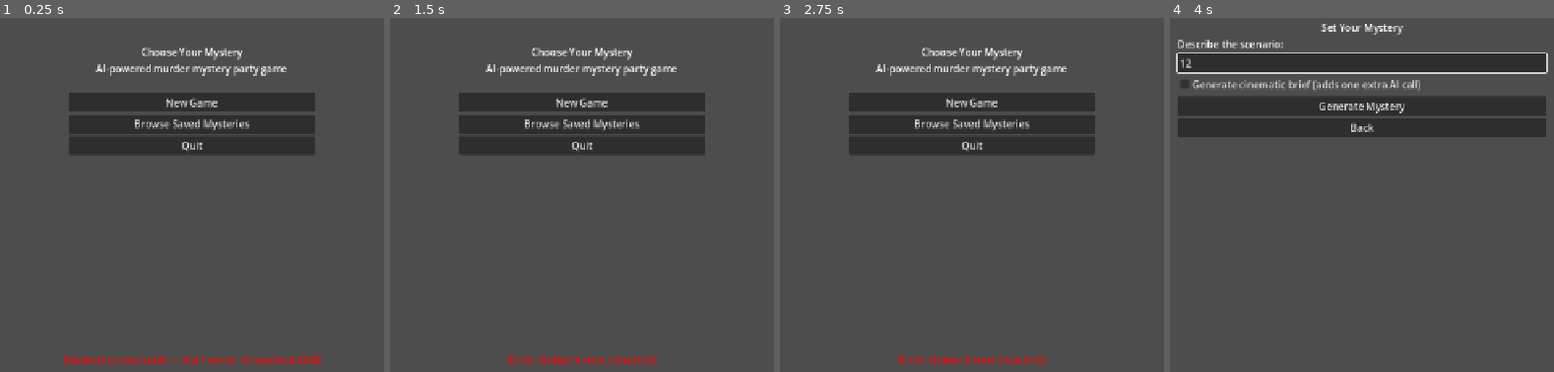
Above: before the commit, frames 1-4 (left to right).
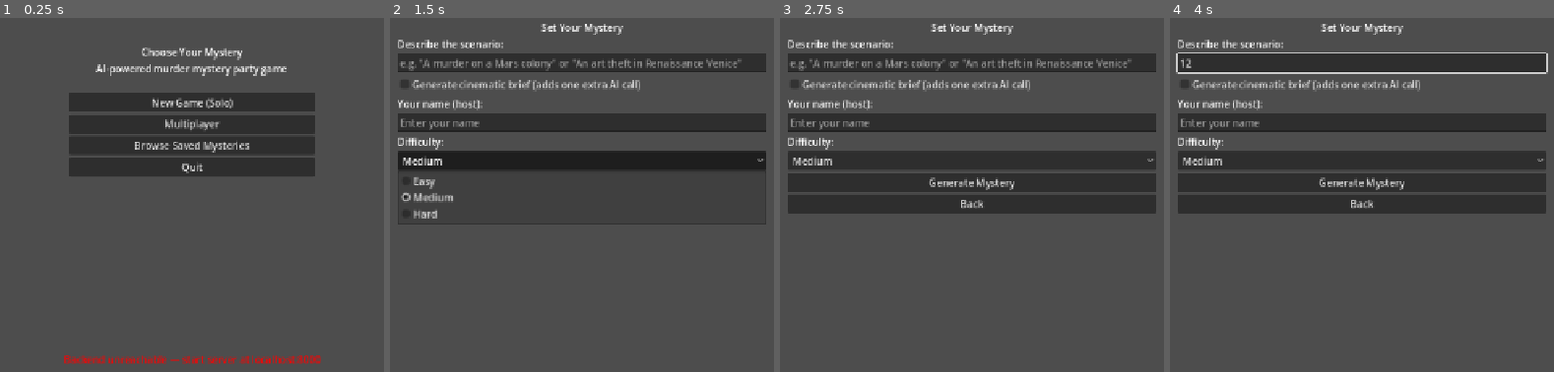
Above: after the commit, the same moments.

Repository: Blutomania/SocialGaming
Game: Godot game, scene res://scenes/ui/MainMenu.tscn
Same seed, same stepped clock (60 frames per second), same inputs: the game is played once before the commit and once after it.
Inputs (mouse positions are in pixels of both pictures, inside the frame that each line leads up to):
- Up to frame 1 (0.25 s): no input
- Up to frame 2 (1.5 s): click (582, 124) at 0.5 s, where only the run after the commit has a clickable "Multiplayer"; click (582, 159) at 1.25 s, where only the run after the commit has a clickable "Medium"
- Up to frame 3 (2.75 s): click (972, 205) at 2 s, where only the run after the commit has a clickable "Back"
- Up to frame 4 (4 s): click (1362, 102) at 2.75 s, where only the run before the commit has a clickable "New Game"; click (1362, 64) at 3.52 s; type "12" at 3.6 s

The runs differ from the first frame. In frame 1, 4.7% of the frame differs, in the area x 17-83%, y 22-45%; in frame 2, 21%; in frame 3, 29%, in the area x 2-98%, y 1-99%; in frame 4, 21%.

Commit message:
Phase 3d: lobby flow, room codes, multiplayer game start
- server: GET /lobby + POST /start endpoints; game_started WS broadcast
- Godot: Lobby scene (room code, player list, Start button); MainMenu
  Multiplayer button; MysteryGeneration difficulty/host name picker;
  post-generation routing to Lobby in multiplayer mode
- mobile.html: lobby waiting screen, localStorage name persistence,
  game_started handler transitions lobby → investigation

https://claude.ai/code/session_01SPJSbWftcDhaNqgLv9dJP4

Diff:
--- /dev/null
+++ b/godot/scenes/ui/Lobby.tscn
@@ -0,0 +1,93 @@
+[gd_scene load_steps=2 format=3 uid="uid://b1lobb000001"]
+
+[ext_resource type="Script" path="res://scripts/ui/lobby.gd" id="1_lobby"]
+
+[node name="Lobby" type="Control"]
+script = ExtResource("1_lobby")
+layout_mode = 3
+anchors_preset = 15
+anchor_right = 1.0
+anchor_bottom = 1.0
+grow_horizontal = 2
+grow_vertical = 2
+
+[node name="VBox" type="VBoxContainer" parent="."]
+layout_mode = 1
+anchors_preset = 8
+anchor_left = 0.5
+anchor_top = 0.5
+anchor_right = 0.5
+anchor_bottom = 0.5
+offset_left = -280.0
+offset_top = -280.0
+offset_right = 280.0
+offset_bottom = 280.0
+grow_horizontal = 2
+grow_vertical = 2
+
+[node name="TitleLabel" type="Label" parent="VBox"]
+layout_mode = 2
+text = "Waiting for Players"
+horizontal_alignment = 1
+
+[node name="MysteryTitleLabel" type="Label" parent="VBox"]
+layout_mode = 2
+text = ""
+horizontal_alignment = 1
+
+[node name="Spacer1" type="Control" parent="VBox"]
+layout_mode = 2
+custom_minimum_size = Vector2(0, 12)
+
+[node name="CodeHeader" type="Label" parent="VBox"]
+layout_mode = 2
+text = "Room Code"
+horizontal_alignment = 1
+
+[node name="RoomCodeLabel" type="Label" parent="VBox"]
+layout_mode = 2
+text = "------"
+horizontal_alignment = 1
+
+[node name="Spacer2" type="Control" parent="VBox"]
+layout_mode = 2
+custom_minimum_size = Vector2(0, 8)
+
+[node name="JoinHeader" type="Label" parent="VBox"]
+layout_mode = 2
+text = "Players join at:"
+horizontal_alignment = 1
+
+[node name="JoinUrlLabel" type="Label" parent="VBox"]
+layout_mode = 2
+text = "http://localhost:8000/play"
+horizontal_alignment = 1
+autowrap_mode = 3
+
+[node name="Spacer3" type="Control" parent="VBox"]
+layout_mode = 2
+custom_minimum_size = Vector2(0, 16)
+
+[node name="PlayersHeader" type="Label" parent="VBox"]
+layout_mode = 2
+text = "Players in lobby:"
+
+[node name="PlayerList" type="VBoxContainer" parent="VBox"]
+layout_mode = 2
+
+[node name="Spacer4" type="Control" parent="VBox"]
+layout_mode = 2
+custom_minimum_size = Vector2(0, 16)
+
+[node name="StartButton" type="Button" parent="VBox"]
+layout_mode = 2
+text = "Start Game"
+
+[node name="BackButton" type="Button" parent="VBox"]
+layout_mode = 2
+text = "Cancel"
+
+[node name="StatusLabel" type="Label" parent="VBox"]
+layout_mode = 2
+text = ""
+horizontal_alignment = 1
--- a/godot/scenes/ui/MainMenu.tscn
+++ b/godot/scenes/ui/MainMenu.tscn
@@ -41,7 +41,11 @@
 
 [node name="NewGameButton" type="Button" parent="VBox"]
 layout_mode = 2
-text = "New Game"
+text = "New Game (Solo)"
+
+[node name="MultiplayerButton" type="Button" parent="VBox"]
+layout_mode = 2
+text = "Multiplayer"
 
 [node name="BrowseSavedButton" type="Button" parent="VBox"]
 layout_mode = 2
--- a/godot/scenes/ui/MysteryGeneration.tscn
+++ b/godot/scenes/ui/MysteryGeneration.tscn
@@ -42,6 +42,26 @@
 layout_mode = 2
 text = "Generate cinematic brief (adds one extra AI call)"
 
+[node name="MultiplayerSection" type="VBoxContainer" parent="VBox"]
+layout_mode = 2
+visible = false
+
+[node name="HostNameLabel" type="Label" parent="VBox/MultiplayerSection"]
+layout_mode = 2
+text = "Your name (host):"
+
+[node name="HostNameInput" type="LineEdit" parent="VBox/MultiplayerSection"]
+layout_mode = 2
+placeholder_text = "Enter your name"
+max_length = 24
+
+[node name="DifficultyLabel" type="Label" parent="VBox/MultiplayerSection"]
+layout_mode = 2
+text = "Difficulty:"
+
+[node name="DifficultyOption" type="OptionButton" parent="VBox/MultiplayerSection"]
+layout_mode = 2
+
 [node name="Spinner" type="ProgressBar" parent="VBox"]
 layout_mode = 2
 visible = false
--- a/godot/scripts/autoloads/ApiClient.gd
+++ b/godot/scripts/autoloads/ApiClient.gd
@@ -92,6 +92,13 @@
 	var body := JSON.stringify({"player_name": player_name})
 	_post("/games/" + game_id + "/join", body, callback)
 
+func get_lobby(game_id: String, callback: Callable) -> void:
+	_do_request("/games/" + game_id + "/lobby", HTTPClient.METHOD_GET, "", callback)
+
+func start_game(game_id: String, player_id: String, callback: Callable) -> void:
+	var body := JSON.stringify({"player_id": player_id})
+	_post("/games/" + game_id + "/start", body, callback)
+
 func get_block_pool(game_id: String, callback: Callable) -> void:
 	_do_request("/games/" + game_id + "/block-pool", HTTPClient.METHOD_GET, "", callback)
 
--- a/godot/scripts/autoloads/GameState.gd
+++ b/godot/scripts/autoloads/GameState.gd
@@ -44,6 +44,7 @@
 var game_id: String = ""
 var player_id: String = ""
 var player_list: Array = []                 ## [{id, name, is_host}, ...]
+var is_multiplayer: bool = false            ## set true when host picks "Multiplayer" in MainMenu
 
 ## Current investigation sub-phase
 var invest_phase: InvestPhase = InvestPhase.WITNESS
@@ -165,4 +166,5 @@
 	lead_findings = []
 	shared_clues = {"witness": [], "investigation": [], "lead": []}
 	block_pool = {"witness": [], "investigation": [], "lead": []}
+	is_multiplayer = false
 	# Note: player_name is intentionally NOT reset between games
--- /dev/null
+++ b/godot/scripts/ui/lobby.gd
@@ -0,0 +1,74 @@
+## Lobby — host waits here after generating a mystery.
+## Displays the room code, join URL, live player list, and "Start Game" button.
+## Phones join via mobile.html; each join broadcasts player_joined over WebSocket.
+
+extends Control
+
+@onready var room_code_label: Label = $VBox/RoomCodeLabel
+@onready var join_url_label: Label = $VBox/JoinUrlLabel
+@onready var mystery_title_label: Label = $VBox/MysteryTitleLabel
+@onready var player_list: VBoxContainer = $VBox/PlayerList
+@onready var start_button: Button = $VBox/StartButton
+@onready var back_button: Button = $VBox/BackButton
+@onready var status_label: Label = $VBox/StatusLabel
+
+# ---------------------------------------------------------------------------
+# Lifecycle
+# ---------------------------------------------------------------------------
+func _ready() -> void:
+	room_code_label.text = GameState.game_id
+	join_url_label.text = ApiClient.server_url + "/play"
+	mystery_title_label.text = GameState.current_mystery.get("title", "Mystery")
+
+	start_button.pressed.connect(_on_start)
+	back_button.pressed.connect(_on_back)
+	ApiClient.ws_event.connect(_on_ws_event)
+	ApiClient.connect_ws(GameState.game_id, GameState.player_id)
+
+	_add_player_row(GameState.player_name + " (you — host)")
+
+func _exit_tree() -> void:
+	if ApiClient.ws_event.is_connected(_on_ws_event):
+		ApiClient.ws_event.disconnect(_on_ws_event)
+
+# ---------------------------------------------------------------------------
+# WebSocket events
+# ---------------------------------------------------------------------------
+func _on_ws_event(event_name: String, data: Dictionary) -> void:
+	match event_name:
+		"player_joined":
+			_add_player_row(data.get("name", "?"))
+		"game_started":
+			_go_to_game()
+
+# ---------------------------------------------------------------------------
+# Handlers
+# ---------------------------------------------------------------------------
+func _on_start() -> void:
+	start_button.disabled = true
+	status_label.text = "Starting…"
+	ApiClient.start_game(GameState.game_id, GameState.player_id, _on_started)
+
+func _on_started(error: String, _data: Dictionary) -> void:
+	if error:
+		start_button.disabled = false
+		status_label.text = "Error: " + error
+		return
+	_go_to_game()
+
+func _on_back() -> void:
+	ApiClient.disconnect_ws()
+	GameState.reset()
+	get_tree().change_scene_to_file("res://scenes/ui/MainMenu.tscn")
+
+# ---------------------------------------------------------------------------
+# Helpers
+# ---------------------------------------------------------------------------
+func _add_player_row(display_name: String) -> void:
+	var lbl := Label.new()
+	lbl.text = "• " + display_name
+	player_list.add_child(lbl)
+
+func _go_to_game() -> void:
+	GameState.game_phase = GameState.Phase.CASE_DISPLAY
+	get_tree().change_scene_to_file("res://scenes/ui/CaseDisplay.tscn")
--- a/godot/scripts/ui/main_menu.gd
+++ b/godot/scripts/ui/main_menu.gd
@@ -12,6 +12,7 @@
 # Node references (set these in the .tscn file)
 # ---------------------------------------------------------------------------
 @onready var new_game_button: Button = $VBox/NewGameButton
+@onready var multiplayer_button: Button = $VBox/MultiplayerButton
 @onready var browse_button: Button = $VBox/BrowseSavedButton
 @onready var quit_button: Button = $VBox/QuitButton
 @onready var status_label: Label = $StatusLabel
@@ -26,6 +27,7 @@
 func _ready() -> void:
 	GameState.reset()
 	new_game_button.pressed.connect(_on_new_game)
+	multiplayer_button.pressed.connect(_on_multiplayer)
 	browse_button.pressed.connect(_on_browse)
 	quit_button.pressed.connect(get_tree().quit)
 
@@ -45,6 +47,11 @@
 		status_label.modulate = Color.GREEN
 
 func _on_new_game() -> void:
+	GameState.is_multiplayer = false
+	get_tree().change_scene_to_file("res://scenes/ui/MysteryGeneration.tscn")
+
+func _on_multiplayer() -> void:
+	GameState.is_multiplayer = true
 	get_tree().change_scene_to_file("res://scenes/ui/MysteryGeneration.tscn")
 
 func _on_browse() -> void:
--- a/godot/scripts/ui/mystery_generation.gd
+++ b/godot/scripts/ui/mystery_generation.gd
@@ -28,7 +28,10 @@
 @onready var generate_button: Button = $VBox/GenerateButton
 @onready var back_button: Button = $VBox/BackButton
 @onready var status_label: Label = $VBox/StatusLabel
-@onready var spinner: ProgressBar = $VBox/Spinner          ## Indeterminate ProgressBar
+@onready var spinner: ProgressBar = $VBox/Spinner
+@onready var multiplayer_section: VBoxContainer = $VBox/MultiplayerSection
+@onready var host_name_input: LineEdit = $VBox/MultiplayerSection/HostNameInput
+@onready var difficulty_option: OptionButton = $VBox/MultiplayerSection/DifficultyOption
 
 var _job_id: String = ""
 var _poll_timer: float = 0.0
@@ -41,6 +44,14 @@
 	generate_button.pressed.connect(_on_generate)
 	back_button.pressed.connect(_on_back)
 	prompt_input.text_submitted.connect(func(_t): _on_generate())
+	multiplayer_section.visible = GameState.is_multiplayer
+	if GameState.is_multiplayer:
+		difficulty_option.add_item("Easy")
+		difficulty_option.add_item("Medium")
+		difficulty_option.add_item("Hard")
+		difficulty_option.selected = 1   ## Medium default
+		if GameState.player_name != "Detective":
+			host_name_input.text = GameState.player_name
 	_set_loading(false)
 
 func _process(delta: float) -> void:
@@ -101,14 +112,42 @@
 				return
 			_set_loading(false)
 			GameState.current_mystery = result
-			GameState.game_phase = GameState.Phase.CASE_DISPLAY
-			get_tree().change_scene_to_file("res://scenes/ui/CaseDisplay.tscn")
+			if GameState.is_multiplayer:
+				_create_multiplayer_game(result.get("_slug", ""))
+			else:
+				GameState.game_phase = GameState.Phase.CASE_DISPLAY
+				get_tree().change_scene_to_file("res://scenes/ui/CaseDisplay.tscn")
 		"error":
 			_polling = false
 			_set_loading(false)
 			status_label.text = "Generation failed: " + data.get("error", "unknown error")
 		_:
 			pass   ## queued / running — keep polling
+
+func _create_multiplayer_game(slug: String) -> void:
+	if slug.is_empty():
+		status_label.text = "Error: mystery has no slug — cannot create game."
+		return
+	var host_name := host_name_input.text.strip_edges()
+	if host_name.is_empty():
+		host_name = "Host"
+	GameState.player_name = host_name
+	var difficulty := difficulty_option.get_item_text(difficulty_option.selected).to_upper()
+	status_label.text = "Creating game session…"
+	_set_loading(true)
+	ApiClient.create_game(slug, host_name, difficulty, _on_game_created)
+
+func _on_game_created(error: String, data: Dictionary) -> void:
+	_set_loading(false)
+	if error:
+		status_label.text = "Error creating game: " + error
+		return
+	GameState.game_id = data.get("game_id", "")
+	GameState.player_id = data.get("player_id", "")
+	GameState.witness_budget = data.get("witness_budget", 0)
+	GameState.investigation_budget = data.get("investigation_budget", 0)
+	GameState.share_min = data.get("share_min", 0.6)
+	get_tree().change_scene_to_file("res://scenes/ui/Lobby.tscn")
 
 func _on_back() -> void:
 	_polling = false
Not shown, changed: SESSIONS.md
Not shown, changed: server/main.py
Not shown, changed: server/static/mobile.html
